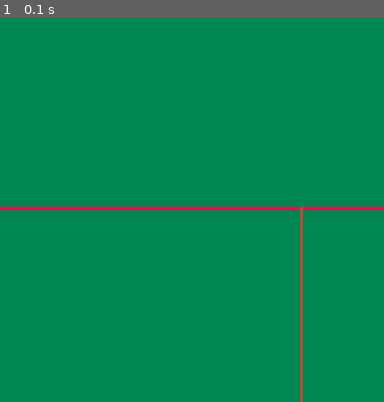
Above: before the commit, frame 1.
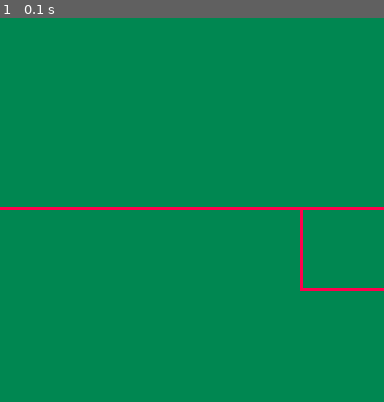
Above: after the commit, the same moment.

Repository: diegomorales30/Poker_Gam
Game: PICO-8 cartridge poker_game.p8
The game is run twice, just before and just after one commit, with the same random seed, the same clock (stepped at 60 frames per second) and the same inputs.
Inputs:
- Up to frame 1 (0.1 s): no input

The runs differ from the first frame. In frame 1, 0.6% of the frame differs, in the area x 78-100%, y 49-100%.

Commit message:
created table for coins and box for tokens

Diff:
--- a/poker_game.p8
+++ b/poker_game.p8
@@ -7,9 +7,9 @@
 
 function _draw()
     map()
+    -- created box for tokens
     line(0,63,128,63,8)
-    line(100,63,100,90,8)
-    line(100,63,100,128,4)
+    rect(100,63,128,90)
 end
 
 function _update()
